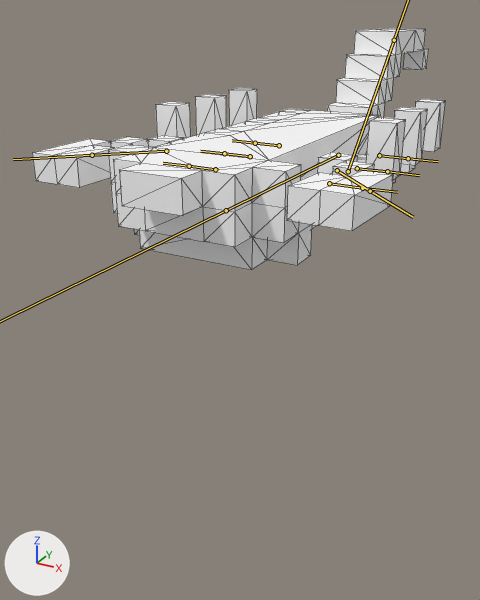
Renders of the FBX model SheriffWest/Assets/Models/Meshes/Animals/scorpio.fbx from each side of a commit.
Before and after are seen from a 50 mm lens placed at (1.15, -2.48, 1.88), pointed at (-0.26, 0.08, 0.59). Lighting does not change. The marker at lower left points along +X, +Y and +Z. Both versions are drawn at frame 6 of the action 'Death'; the numbers are the values there. The bones that bend it are drawn over the model as lines. Mesh edges are drawn as thin lines.

Objects in the first picture: 'scorpio'.
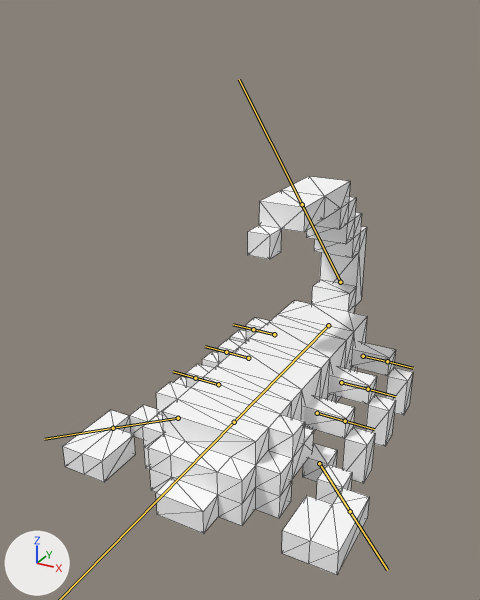
What differs and where, as boxes [x1, y1, x2, y2] in the pictures (480 x 600 px):
'scorpio', posed (15% narrower, 65% taller)
    before: [32, 28, 446, 270]
    after: [63, 176, 413, 575]
bone 'Body', root to tip
    before: (338, 155) to (226, 210)
    after: (328, 325) to (234, 422)
bone 'Ship', root to tip
    before: (348, 171) to (394, 40)
    after: (340, 282) to (302, 204)
bone 'LegRight2', root to tip
    before: (357, 168) to (387, 171)
    after: (248, 358) to (226, 352)
bone 'LegRight1', root to tip
    before: (329, 183) to (362, 188)
    after: (218, 384) to (195, 378)
bone 'LegRight3', root to tip
    before: (379, 155) to (408, 158)
    after: (274, 334) to (253, 329)
bone 'LegLeft1', root to tip
    before: (215, 169) to (189, 166)
    after: (317, 413) to (345, 421)
bone 'LegLeft2', root to tip
    before: (250, 156) to (224, 153)
    after: (341, 382) to (368, 389)
bone 'LegLeft3', root to tip
    before: (279, 145) to (255, 143)
    after: (363, 356) to (387, 361)
bone 'HandRight', root to tip
    before: (337, 170) to (370, 191)
    after: (178, 418) to (113, 428)
bone 'HandLeft', root to tip
    before: (166, 151) to (92, 155)
    after: (319, 463) to (350, 511)

The change in detail:
Bone 'Body' (bone_body) moves from (0.0, 0.0, -0.92) to (0.0, 0.0, 0.0).
Bone 'Body' (bone_body) turns from (0, -180, 0) to (0, 0, 0) degrees about its own x, y and z.
Bone 'Body' (bone_body) is rescaled from (1.1, 1.1, 1.1) to (1.05, 1.05, 1.05).
Bone 'Ship' (bone_ship) moves from (0.0, 0.431, -0.431) to (0.0, 0.0, 0.0).
Bone 'Ship' (bone_ship) turns from (-90, 0, 180) to (0, 0, 0) degrees about its own x, y and z.
Bone 'Ship' (bone_ship) is rescaled from (1.1, 1.1, 1.1) to (1.05, 1.05, 1.05).
Bone 'LegRight2' (bone_legright2) moves from (-1.02, -0.5, 0.0) to (0.0, 0.0, 0.0).
Bone 'LegRight2' (bone_legright2) turns from (0, 0, -180) to (0, 0, 0) degrees about its own x, y and z.
Bone 'LegRight1' (bone_legright1) moves from (-1.02, -0.5, 0.0) to (0.0, 0.0, 0.0).
Bone 'LegRight1' (bone_legright1) turns from (0, 0, -180) to (0, 0, 0) degrees about its own x, y and z.
Bone 'LegRight3' (bone_legright3) moves from (-1.02, -0.5, 0.0) to (0.0, 0.0, 0.0).
Bone 'LegRight3' (bone_legright3) turns from (0, 0, -180) to (0, 0, 0) degrees about its own x, y and z.
Bone 'LegLeft1' (bone_legleft1) moves from (1.02, -0.5, 0.0) to (0.0, 0.0, 0.0).
Bone 'LegLeft1' (bone_legleft1) turns from (0, 0, 180) to (0, 0, 0) degrees about its own x, y and z.
Bone 'LegLeft2' (bone_legleft2) moves from (1.02, -0.5, 0.0) to (0.0, 0.0, 0.0).
Bone 'LegLeft2' (bone_legleft2) turns from (0, 0, 180) to (0, 0, 0) degrees about its own x, y and z.
Bone 'LegLeft3' (bone_legleft3) moves from (1.02, -0.5, 0.0) to (0.0, 0.0, 0.0).
Bone 'LegLeft3' (bone_legleft3) turns from (0, 0, 180) to (0, 0, 0) degrees about its own x, y and z.
Bone 'HandRight' (bone_handright) moves from (-1.22, -0.495, -0.495) to (0.0, 0.0, 0.0).
Bone 'HandRight' (bone_handright) turns from (87, 180, 0) to (0, 0, 0) degrees about its own x, y and z.
Bone 'HandRight' (bone_handright) is rescaled from (1.0, 1.0, 1.0) to (1.05, 1.05, 1.05).
Bone 'HandLeft' (bone_handleft) moves from (-1.22, -0.495, 0.495) to (0.0, 0.0, 0.0).
Bone 'HandLeft' (bone_handleft) turns from (-90, 180, 0) to (0, 0, 0) degrees about its own x, y and z.
Bone 'HandLeft' (bone_handleft) is rescaled from (1.0, 1.0, 1.0) to (1.05, 1.05, 1.05).
